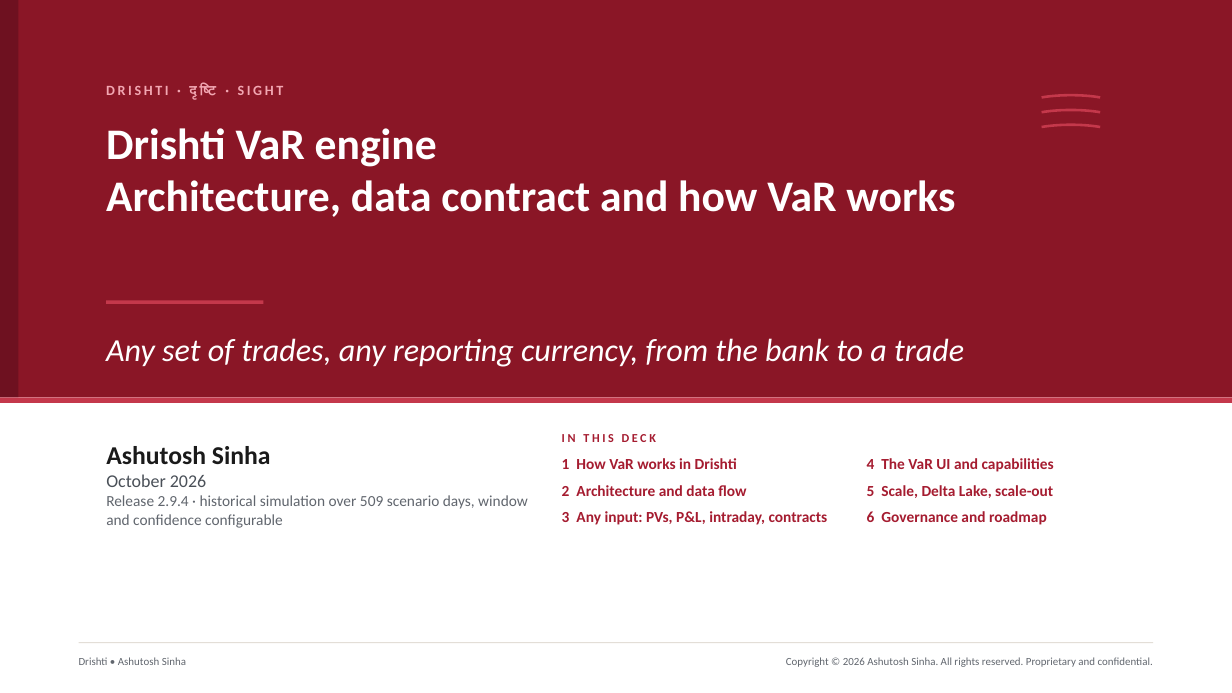
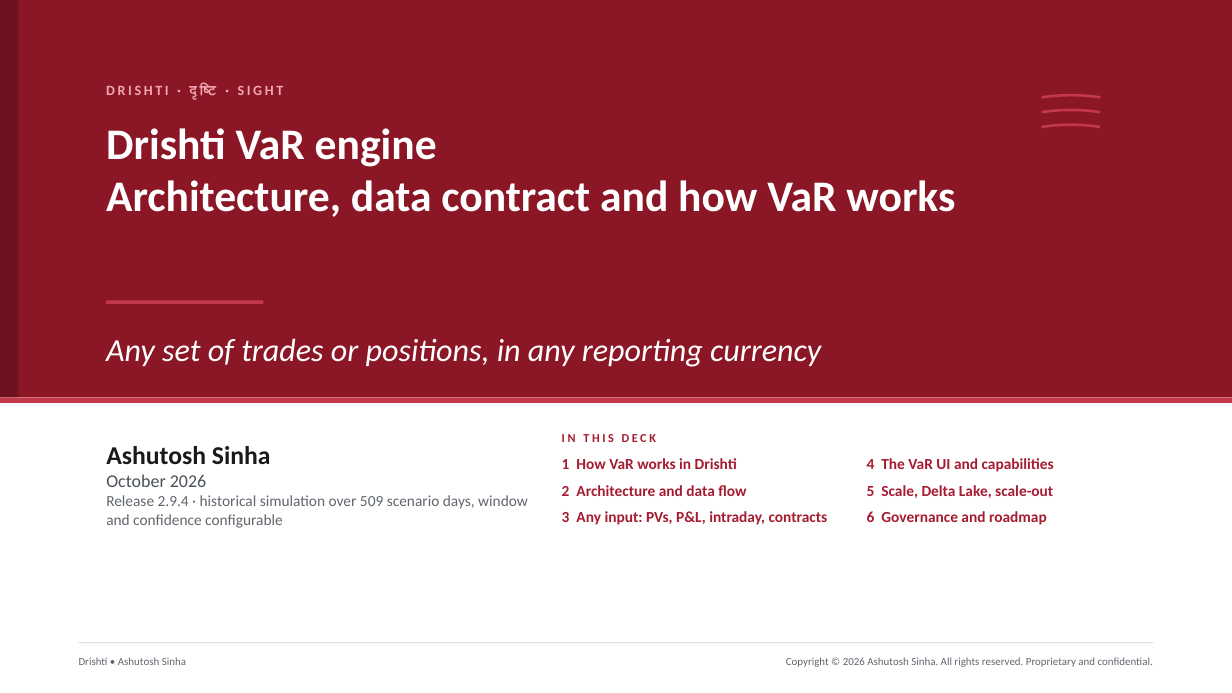
Before and after one commit to ajsinha/drishti, a slide deck: slide 1 of docs/publications/Drishti-VaR-Engine.pptx. Drawn at 1232x693 pixels with LibreOffice and Linux fonts; fonts in the diff are those of the drawing. Boxes give left, top, right and bottom in pixels: in the first picture for what was removed or moved away, otherwise in the second. Text is boxed around its words. In the diff, an @@ line names an element or a change of style, - is before the commit and + after.

Commit message:
The VaR engine deck's summary and title: scenario PVs or path P&L, at trade or position level, any set of trades or positions

```diff
--- a/docs/publications/Drishti-VaR-Engine.pptx
+++ b/docs/publications/Drishti-VaR-Engine.pptx
@@ text at box(106, 338, 821, 367): text changed @@
-Any set of trades, any reporting currency, from the bank to a trade
+Any set of trades or positions, in any reporting currency
```
Also in this commit, not shown: 1 other slide changed, 1 other file.
